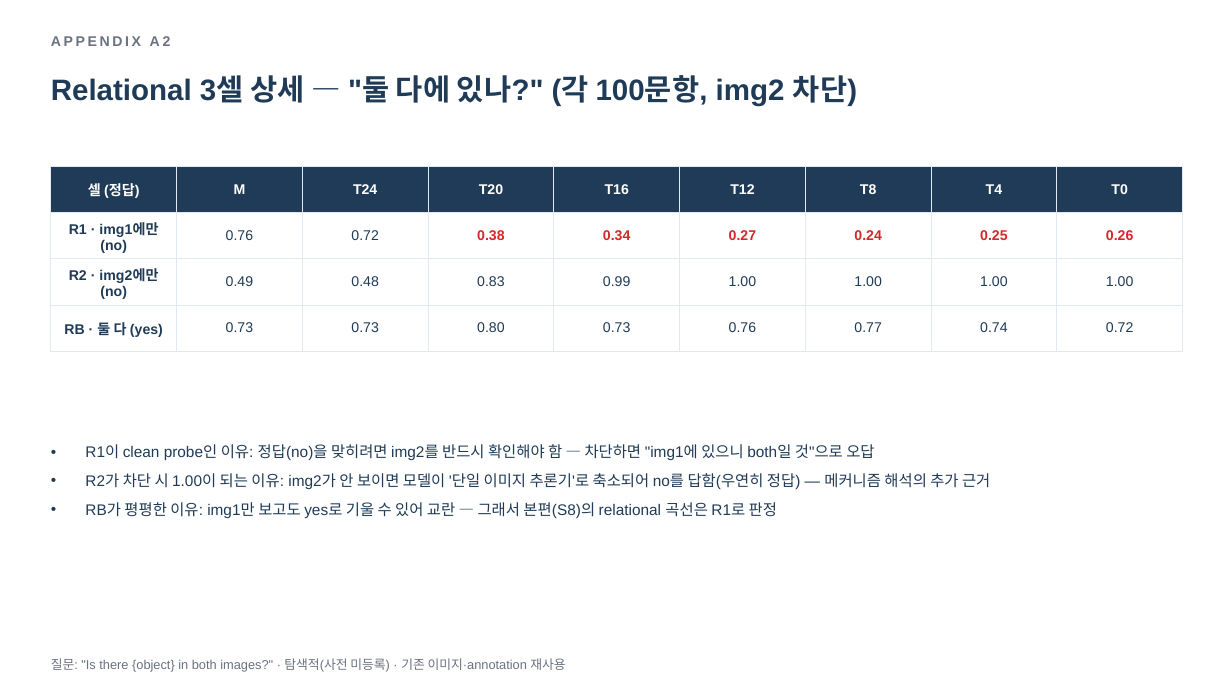
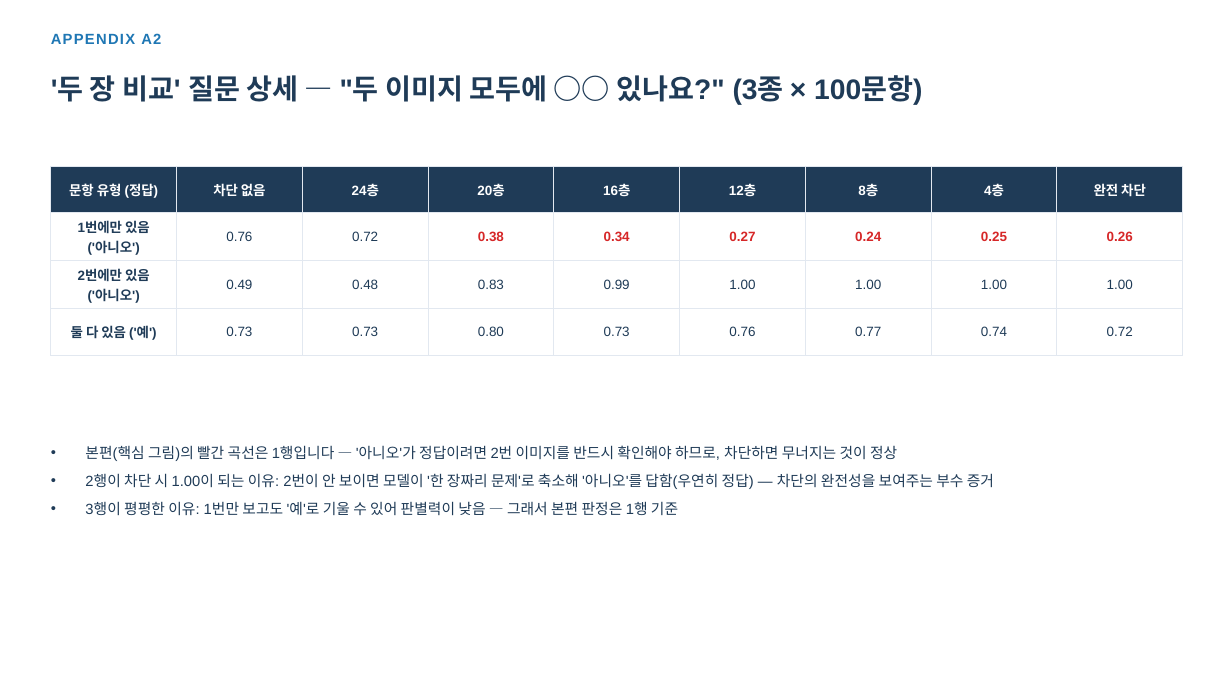
Before and after one commit to hsmai/Source-Depth, a slide deck: slide 17 of meeting/SourceDepth_Phase0_meeting.pptx (slide 16 before the commit). Drawn at 1232x693 pixels with LibreOffice and Linux fonts; fonts in the diff are those of the drawing. Boxes give left, top, right and bottom in pixels: in the first picture for what was removed or moved away, otherwise in the second. Text is boxed around its words. In the diff, an @@ line names an element or a change of style, - is before the commit and + after.

```diff
--- a/meeting/SourceDepth_Phase0_meeting.pptx
+++ b/meeting/SourceDepth_Phase0_meeting.pptx
@@ text "APPENDIX A2" at <box>51,33,161,44</box>: size 11 to 11.5 pt, text colour #6B7280 to #1F77B4, letter spacing 2 to 1 pt @@
@@ text at <box>51,75,922,105</box>: text changed; size 23 to 22 pt @@
-Relational 3셀 상세 — "둘 다에 있나?" (각 100문항, img2 차단)
+'두 장 비교' 질문 상세 — "두 이미지 모두에 ○○ 있나요?" (3종 × 100문항)
@@ table at <box>51,166,1182,345</box> @@
-row 1: 셀 (정답) | M | T24 | T20 | T16 | T12 | T8 | T4 | T0
+row 1: 문항 유형 (정답) | 차단 없음 | 24층 | 20층 | 16층 | 12층 | 8층 | 4층 | 완전 차단
-row 2, column 1: R1 · img1에만 (no)
+row 2, column 1: 1번에만 있음 ('아니오')
-row 3, column 1: R2 · img2에만 (no)
+row 3, column 1: 2번에만 있음 ('아니오')
-row 4, column 1: RB · 둘 다 (yes)
+row 4, column 1: 둘 다 있음 ('예')
@@ size 11 to 10.5 pt in "0.76", "0.72", "0.38", "0.34" and 20 more places @@
@@ text at <box>85,445,994,515</box>: text changed; size 12 to 11.5 pt @@
-• R1이 clean probe인 이유: 정답(no)을 맞히려면 img2를 반드시 확인해야 함 — 차단하면 "img1에 있으니 both일 것"으로 오답
-• R2가 차단 시 1.00이 되는 이유: img2가 안 보이면 모델이 '단일 이미지 추론기'로 축소되어 no를 답함(우연히 정답) — 메커니즘 해석의 추가 근거
-• RB가 평평한 이유: img1만 보고도 yes로 기울 수 있어 교란 — 그래서 본편(S8)의 relational 곡선은 R1로 판정
+• 본편(핵심 그림)의 빨간 곡선은 1행입니다 — '아니오'가 정답이려면 2번 이미지를 반드시 확인해야 하므로, 차단하면 무너지는 것이 정상
+• 2행이 차단 시 1.00이 되는 이유: 2번이 안 보이면 모델이 '한 장짜리 문제'로 축소해 '아니오'를 답함(우연히 정답) — 차단의 완전성을 보여주는 부수 증거
+• 3행이 평평한 이유: 1번만 보고도 '예'로 기울 수 있어 판별력이 낮음 — 그래서 본편 판정은 1행 기준
@@ text removed at <box>51,658,565,672</box> @@
-질문: "Is there {object} in both images?" · 탐색적(사전 미등록) · 기존 이미지·annotation 재사용
```
Also in this commit, not shown: 6 other slides changed, 15 slides added, 14 slides removed, 2 other files.
